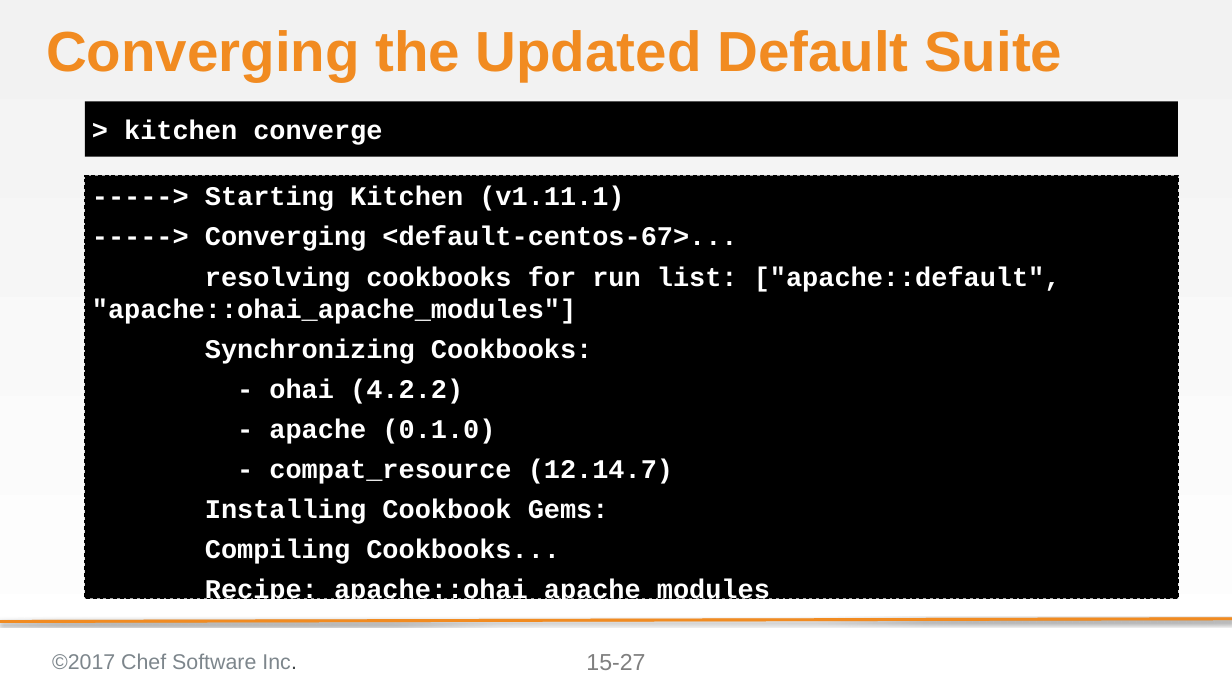
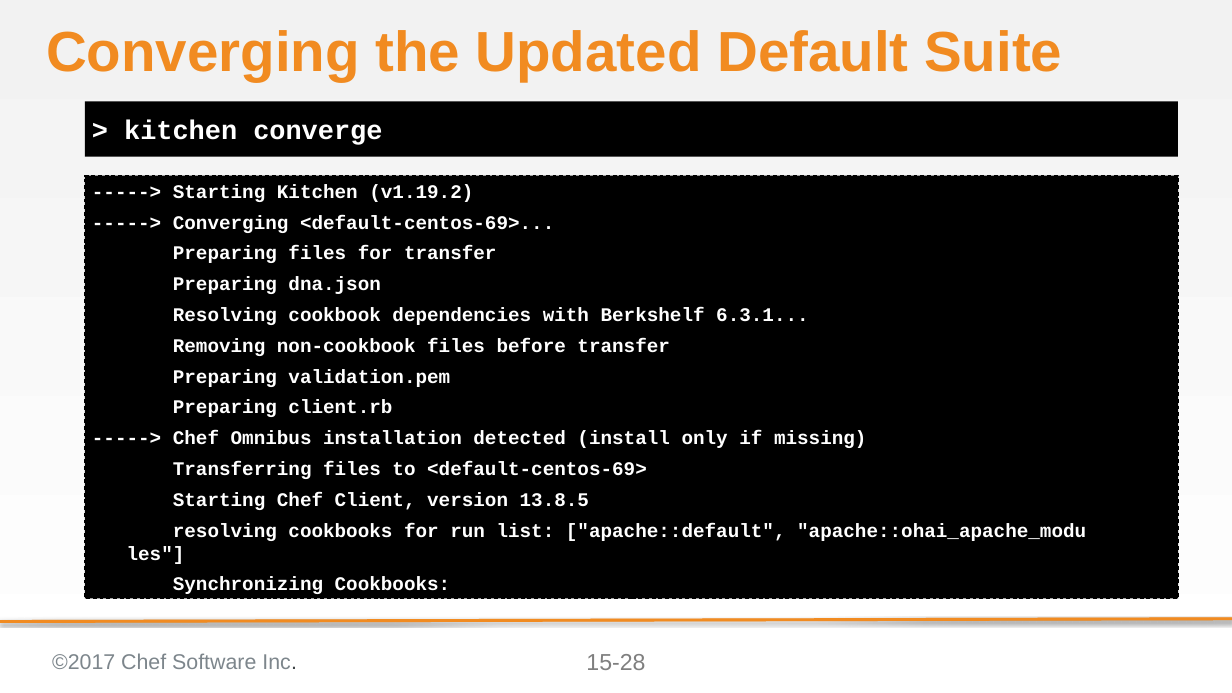
Before and after one commit to ericheiser/chef-intermediate, a slide deck: slide 28 of 15-creating_ohai_plugins.pptx (slide 27 before the commit). Drawn at 1232x693 pixels with LibreOffice and Linux fonts; fonts in the diff are those of the drawing; background and template pictures are left out. Boxes give left, top, right and bottom in pixels: in the first picture for what was removed or moved away, otherwise in the second. Text is boxed around its words. In the diff, an @@ line names an element or a change of style, - is before the commit and + after.

```diff
--- a/15-creating_ohai_plugins.pptx
+++ b/15-creating_ohai_plugins.pptx
@@ text at (x1=127, y1=184, x2=1086, y2=564): text changed; size 28 to 20 pt @@
------> Starting Kitchen (v1.11.1)
------> Converging <default-centos-67>...
-resolving cookbooks for run list: ["apache::default", "apache::ohai_apache_modules"]
+-----> Starting Kitchen (v1.19.2)
+-----> Converging <default-centos-69>...
+Preparing files for transfer
+Preparing dna.json
+Resolving cookbook dependencies with Berkshelf 6.3.1...
+Removing non-cookbook files before transfer
+Preparing validation.pem
+Preparing client.rb
+-----> Chef Omnibus installation detected (install only if missing)
+Transferring files to <default-centos-69>
+Starting Chef Client, version 13.8.5
+resolving cookbooks for run list: ["apache::default", "apache::ohai_apache_modu les"]
@@ text at (x1=205, y1=379, x2=770, y2=606): paragraphs removed @@
-- ohai (4.2.2)
-- apache (0.1.0)
-- compat_resource (12.14.7)
-Installing Cookbook Gems:
-Compiling Cookbooks...
-Recipe: apache::ohai_apache_modules
@@ text at (x1=173, y1=577, x2=451, y2=594): size 28 to 20 pt in "Synchronizing Cookbooks:" @@
@@ page number at (x1=586, y1=654, x2=645, y2=670): text changed @@
-15-27
+15-28
```
Also in this commit, not shown: 10 other slides changed, 1 slide added.
